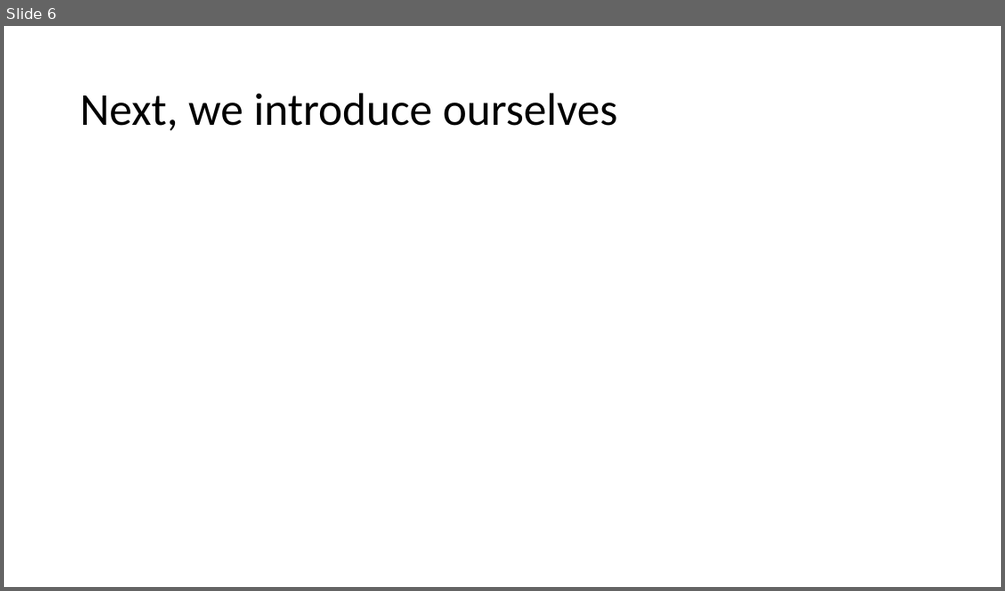
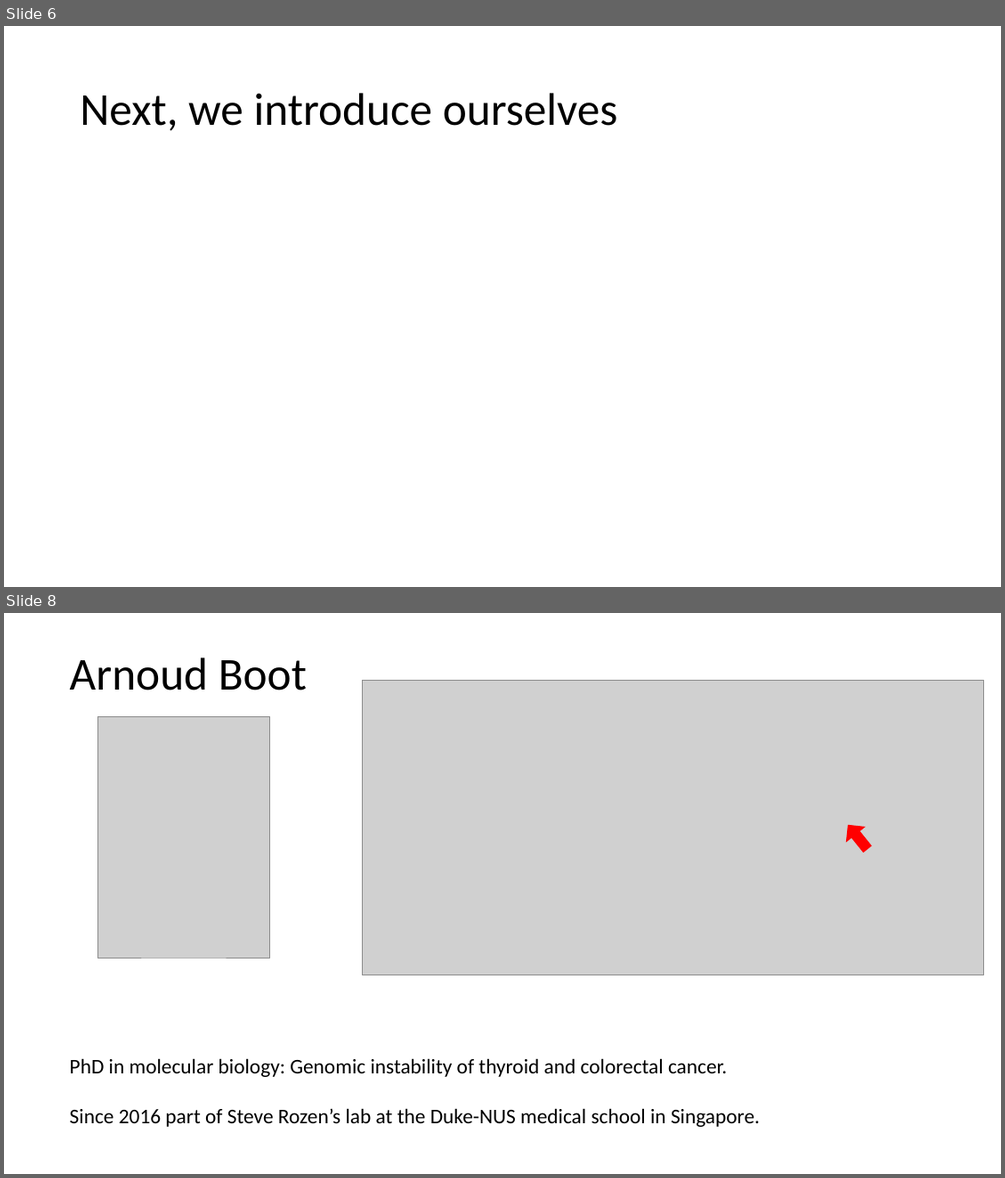
Before and after one commit to steverozen/ISMB.mutsig.tutorial, a slide deck: Tut1.Lecture.0.short.intro.pptx. Shown one above the other, each under a label of ours: slide 6 before the commit, slides 6 and 8 after it; the slides between them are not shown. The pictures are 1005x591 and 1005x1178 pixels, drawn with LibreOffice and Linux fonts; fonts in the diff are those of the drawing; grey boxes stand for pictures. Boxes give left, top, right and bottom in pixels: in the first picture for what was removed or moved away, otherwise in the second. Text is boxed around its words. In the diff, an @@ line names an element or a change of style, - is before the commit and + after.

Commit message:
added new steve intro slides

```diff
--- a/Tut1.Lecture.0.short.intro.pptx
+++ b/Tut1.Lecture.0.short.intro.pptx
@@ slide 8 added at [4, 613, 1001, 1174], background #FFFFFF @@
@@ text added at [70, 657, 760, 1127], 20 pt, text #000000 @@
+Arnoud Boot
+PhD in molecular biology: Genomic instability of thyroid and colorectal cancer.
+Since 2016 part of Steve Rozen’s lab at the Duke-NUS medical school in Singapore.
@@ picture added at [362, 681, 984, 975] @@
@@ picture added at [97, 716, 269, 957] @@
@@ down arrow added at [840, 818, 876, 855], fill #FF0000, outline #FF0000 1 pt @@
```
Also in this commit, not shown: 6 other slides added.
